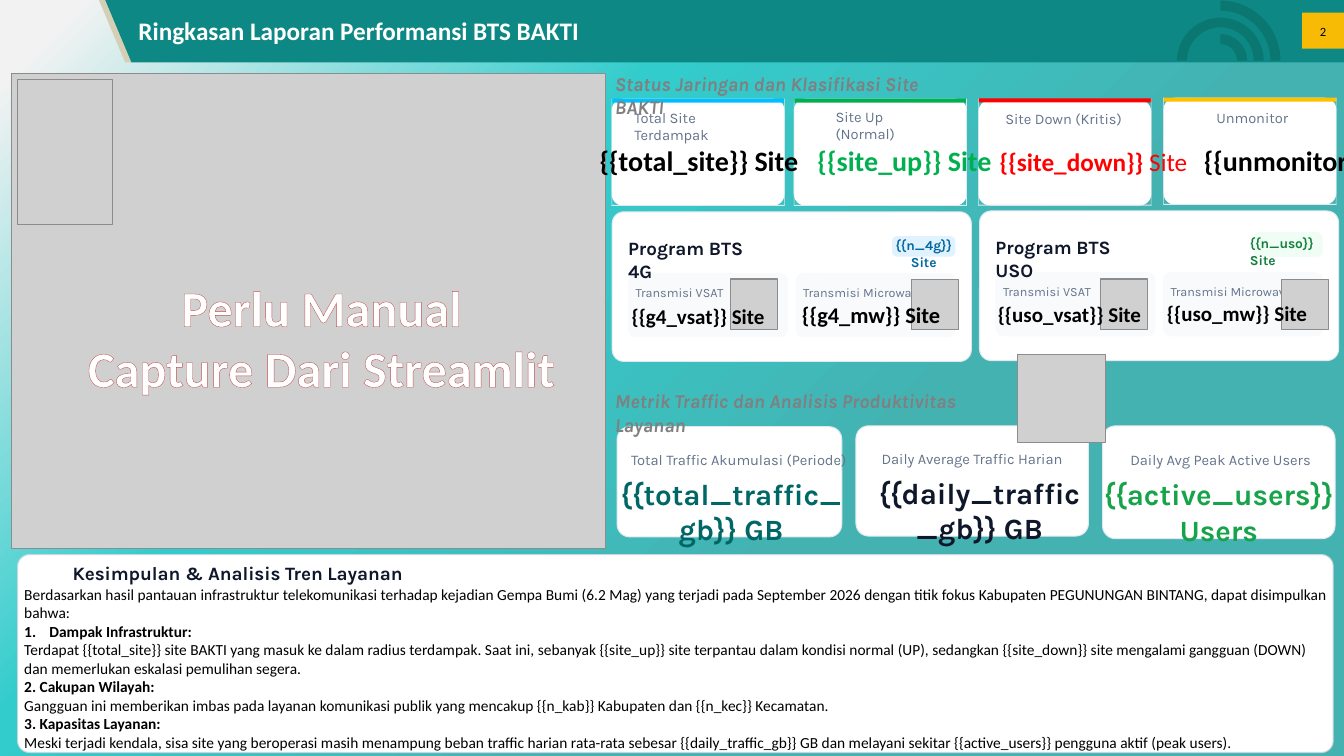
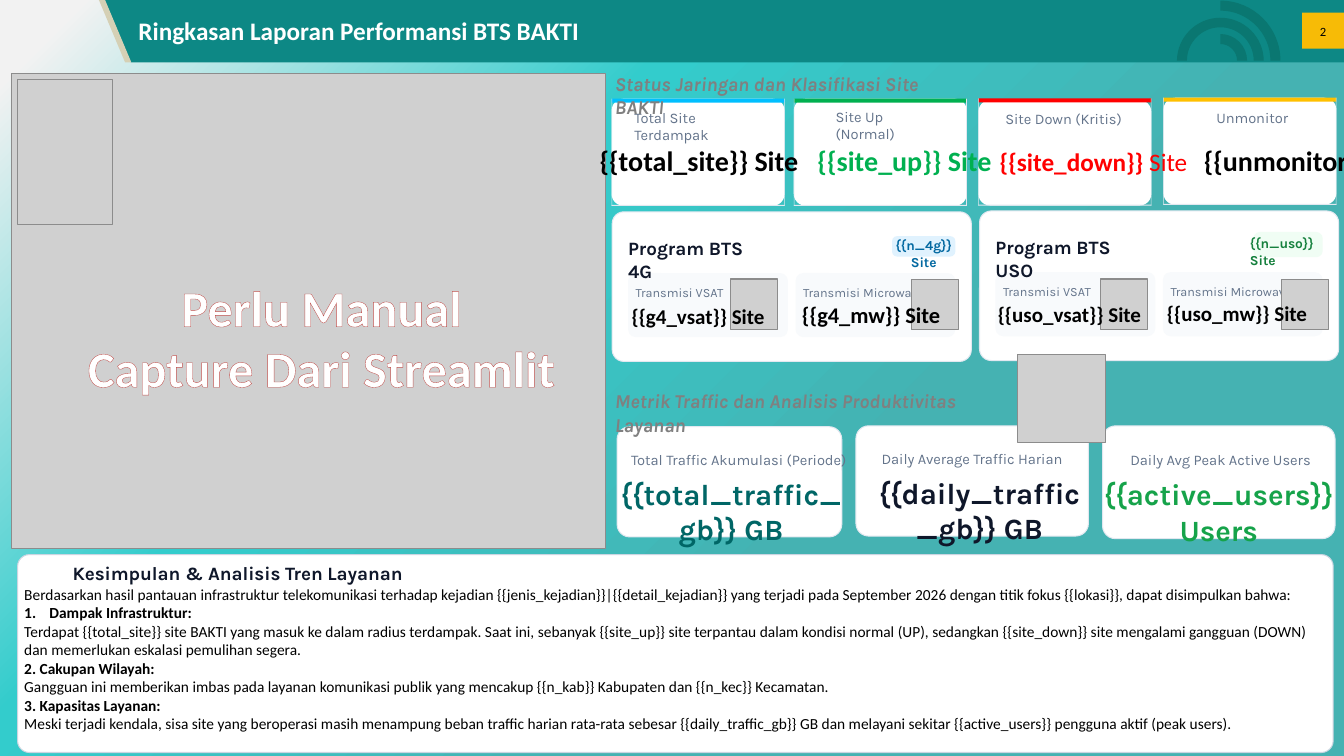
Before and after one commit to ilhamdyaksa/flash-report-dashboard, a slide deck: slide 2 of template_baku.pptx.pptx. Drawn at 1344x756 pixels with LibreOffice and Linux fonts; fonts in the diff are those of the drawing; grey boxes stand for pictures; background and template pictures are left out. Boxes give left, top, right and bottom in pixels: in the first picture for what was removed or moved away, otherwise in the second. Text is boxed around its words. In the diff, an @@ line names an element or a change of style, - is before the commit and + after.

```diff
--- a/template_baku.pptx.pptx
+++ b/template_baku.pptx.pptx
@@ text at bbox=[24, 589, 1291, 603]: text changed @@
-Berdasarkan hasil pantauan infrastruktur telekomunikasi terhadap kejadian Gempa Bumi (6.2 Mag) yang terjadi pada September 2026 dengan titik fokus Kabupaten PEGUNUNGAN BINTANG, dapat disimpulkan bahwa:
+Berdasarkan hasil pantauan infrastruktur telekomunikasi terhadap kejadian {{jenis_kejadian}}|{{detail_kejadian}} yang terjadi pada September 2026 dengan titik fokus {{lokasi}}, dapat disimpulkan bahwa:
```
Also in this commit, not shown: 1 other slide changed.
